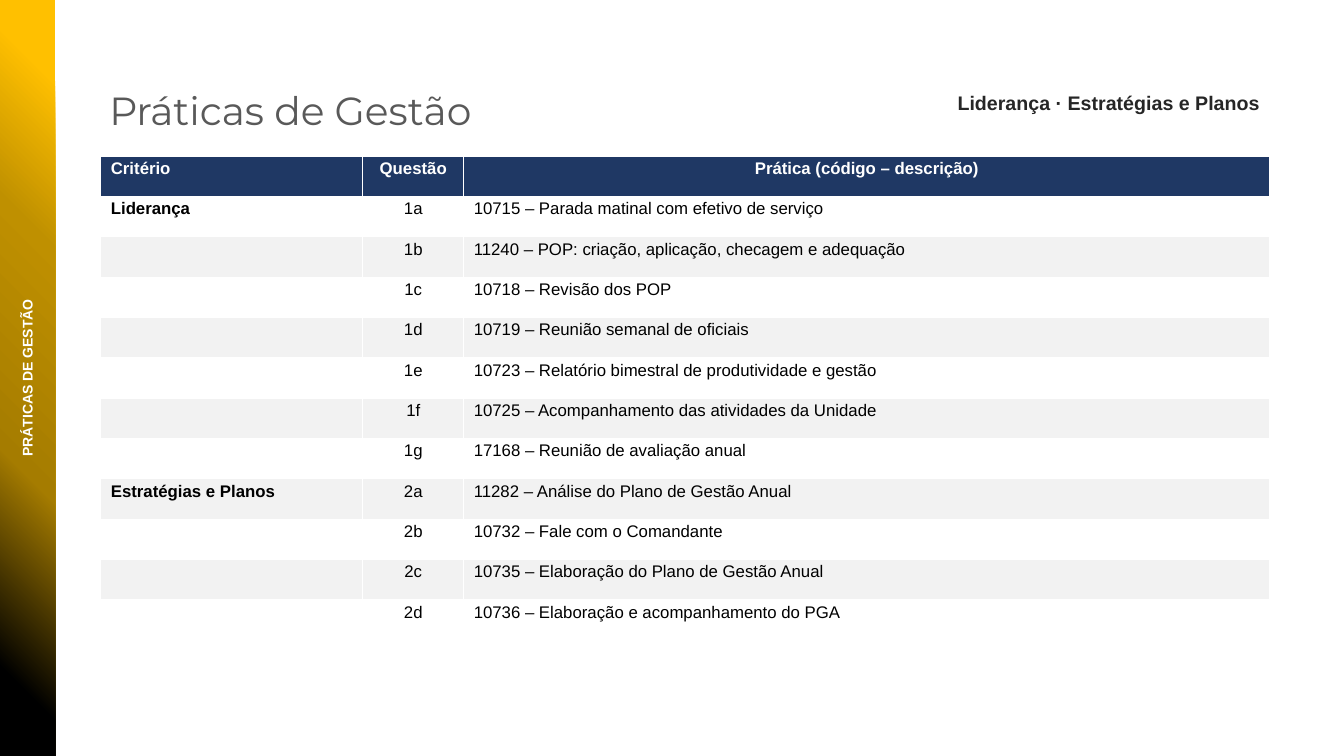
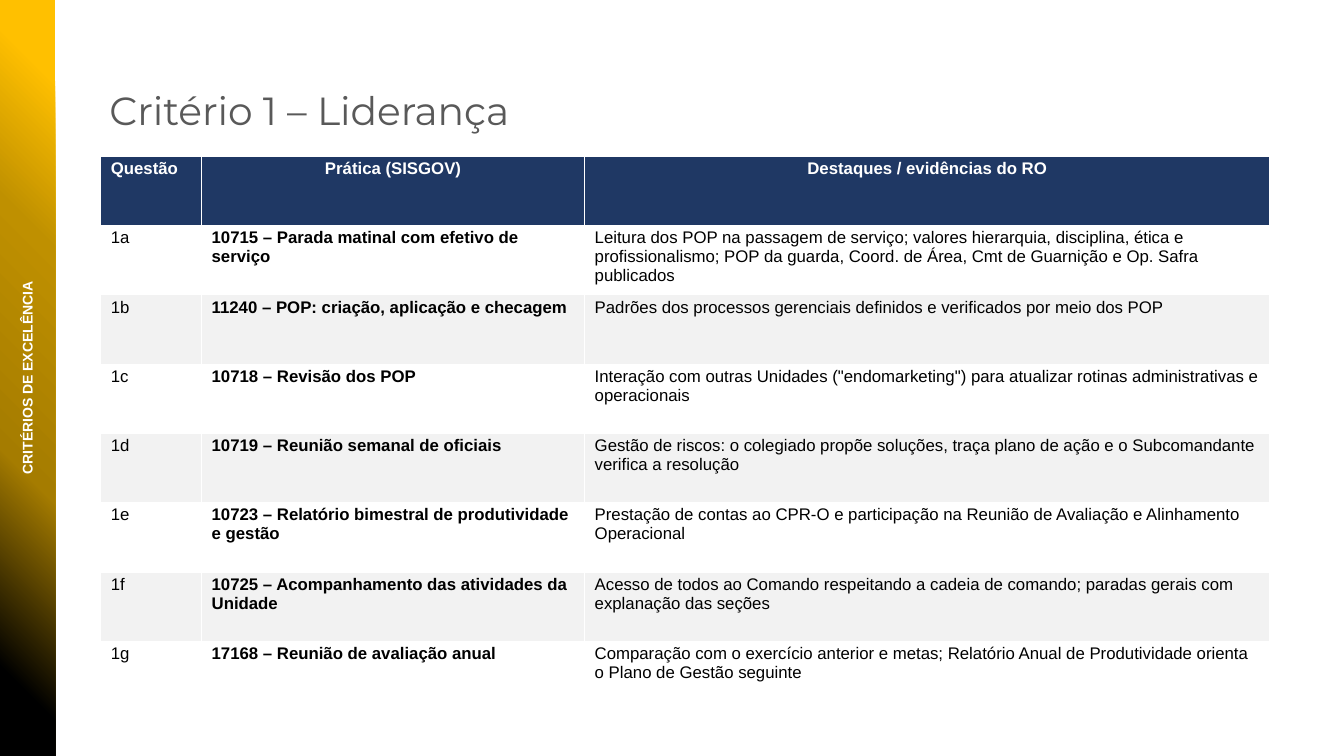
Before and after one commit to niltonbmg/CPOI, a slide deck: slide 23 of apresentacoes/PPMGQ_2026_27BPM.pptx. Drawn at 1344x756 pixels with LibreOffice and Linux fonts; fonts in the diff are those of the drawing; background and template pictures are left out. Boxes give left, top, right and bottom in pixels: in the first picture for what was removed or moved away, otherwise in the second. Text is boxed around its words. In the diff, an @@ line names an element or a change of style, - is before the commit and + after.

```diff
--- a/apresentacoes/PPMGQ_2026_27BPM.pptx
+++ b/apresentacoes/PPMGQ_2026_27BPM.pptx
@@ text at [109, 96, 509, 134]: text changed @@
-Práticas de Gestão
+Critério 1 – Liderança
@@ text removed at [958, 95, 1259, 114] @@
-Liderança · Estratégias e Planos
@@ table at [101, 156, 1270, 711] @@
-row 1: Critério | Questão | Prática (código – descrição)
-row 2: Liderança | 1a | 10715 – Parada matinal com efetivo de serviço
-row 3:  | 1b | 11240 – POP: criação, aplicação, checagem e adequação
-row 4:  | 1c | 10718 – Revisão dos POP
-row 5:  | 1d | 10719 – Reunião semanal de oficiais
-row 6:  | 1e | 10723 – Relatório bimestral de produtividade e gestão
-row 7:  | 1f | 10725 – Acompanhamento das atividades da Unidade
-row 8:  | 1g | 17168 – Reunião de avaliação anual
-row 9: Estratégias e Planos | 2a | 11282 – Análise do Plano de Gestão Anual
-row 10:  | 2b | 10732 – Fale com o Comandante
-row 11:  | 2c | 10735 – Elaboração do Plano de Gestão Anual
-row 12:  | 2d | 10736 – Elaboração e acompanhamento do PGA
+row 1: Questão | Prática (SISGOV) | Destaques / evidências do RO
+row 2: 1a | 10715 – Parada matinal com efetivo de serviço | Leitura dos POP na passagem de serviço; valores hierarquia, disciplina, ética e profissionalismo; POP da guarda, Coord. de Área, Cmt de Guarnição e Op. Safra publicados
+row 3: 1b | 11240 – POP: criação, aplicação e checagem | Padrões dos processos gerenciais definidos e verificados por meio dos POP
+row 4: 1c | 10718 – Revisão dos POP | Interação com outras Unidades ("endomarketing") para atualizar rotinas administrativas e operacionais
+row 5: 1d | 10719 – Reunião semanal de oficiais | Gestão de riscos: o colegiado propõe soluções, traça plano de ação e o Subcomandante verifica a resolução
+row 6: 1e | 10723 – Relatório bimestral de produtividade e gestão | Prestação de contas ao CPR-O e participação na Reunião de Avaliação e Alinhamento Operacional
+row 7: 1f | 10725 – Acompanhamento das atividades da Unidade | Acesso de todos ao Comando respeitando a cadeia de comando; paradas gerais com explanação das seções
+row 8: 1g | 17168 – Reunião de avaliação anual | Comparação com o exercício anterior e metas; Relatório Anual de Produtividade orienta o Plano de Gestão seguinte
@@ text at [20, 292, 36, 473]: text changed @@
-PRÁTICAS DE GESTÃO
+CRITÉRIOS DE EXCELÊNCIA
```
Also in this commit, not shown: 10 other slides changed, 6 slides added, 8 slides removed.
